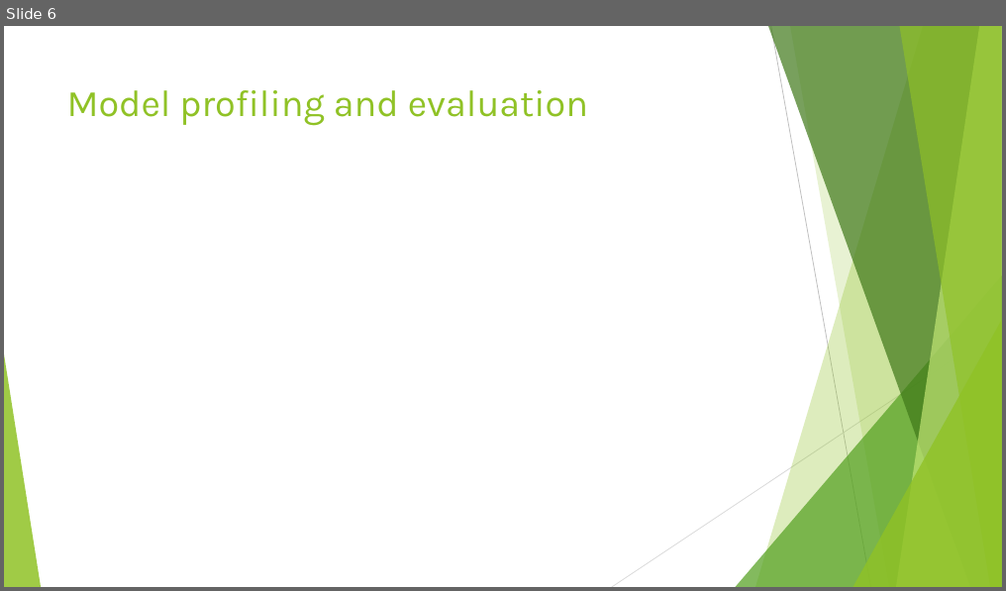
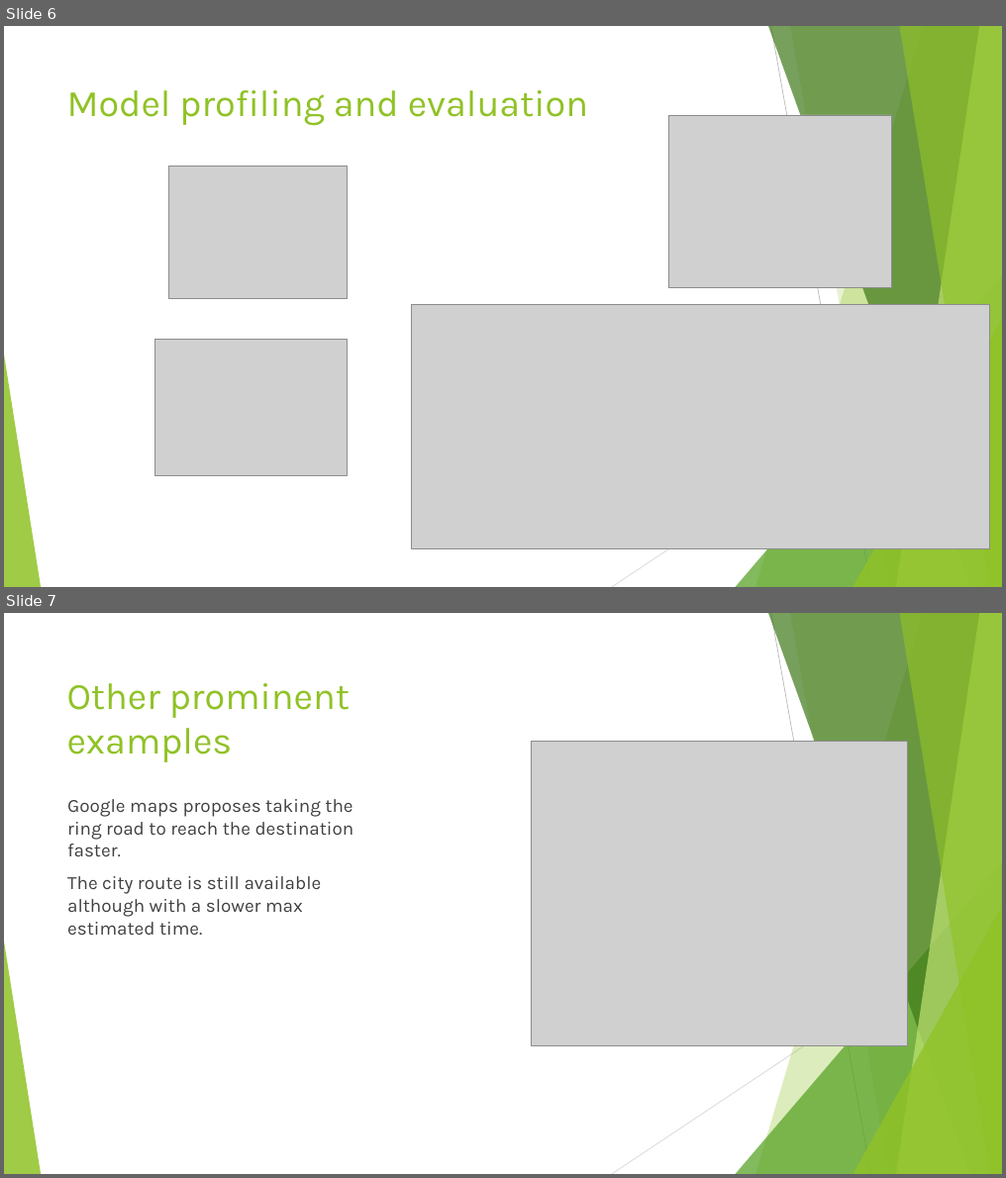
Before and after one commit to VlaStudy/ModelMapping, a slide deck: SustainabilityInNavigationPresentation.pptx. Shown one above the other, each under a label of ours: slide 6 before the commit, slides 6 and 7 after it. The pictures are 1006x591 and 1006x1178 pixels, drawn with LibreOffice and Linux fonts; fonts in the diff are those of the drawing; grey boxes stand for pictures. Boxes give left, top, right and bottom in pixels: in the first picture for what was removed or moved away, otherwise in the second. Text is boxed around its words. In the diff, an @@ line names an element or a change of style, - is before the commit and + after.

```diff
--- a/SustainabilityInNavigationPresentation.pptx
+++ b/SustainabilityInNavigationPresentation.pptx
@@ slide 7 added at (4,613,1002,1174), background #FFFFFF; not listed: 10 template elements that a slide beside it also shows @@
@@ title added at (67,683,350,762), 36 pt, text #90C226 @@
+Other prominent examples
@@ picture added at (531,741,908,1047) @@
@@ text added at (67,799,354,935), 18 pt, text #404040 @@
+Google maps proposes taking the ring road to reach the destination faster.
+The city route is still available although with a slower max estimated time.
@@ slide 6 changed as well @@
@@ picture added at (668,115,892,288) @@
@@ picture added at (168,166,347,298) @@
@@ picture added at (411,305,989,550) @@
@@ picture added at (155,339,347,475) @@
```
Also in this commit, not shown: 5 other slides changed, 2 other slides added, 3 slides removed, 2 other files.
